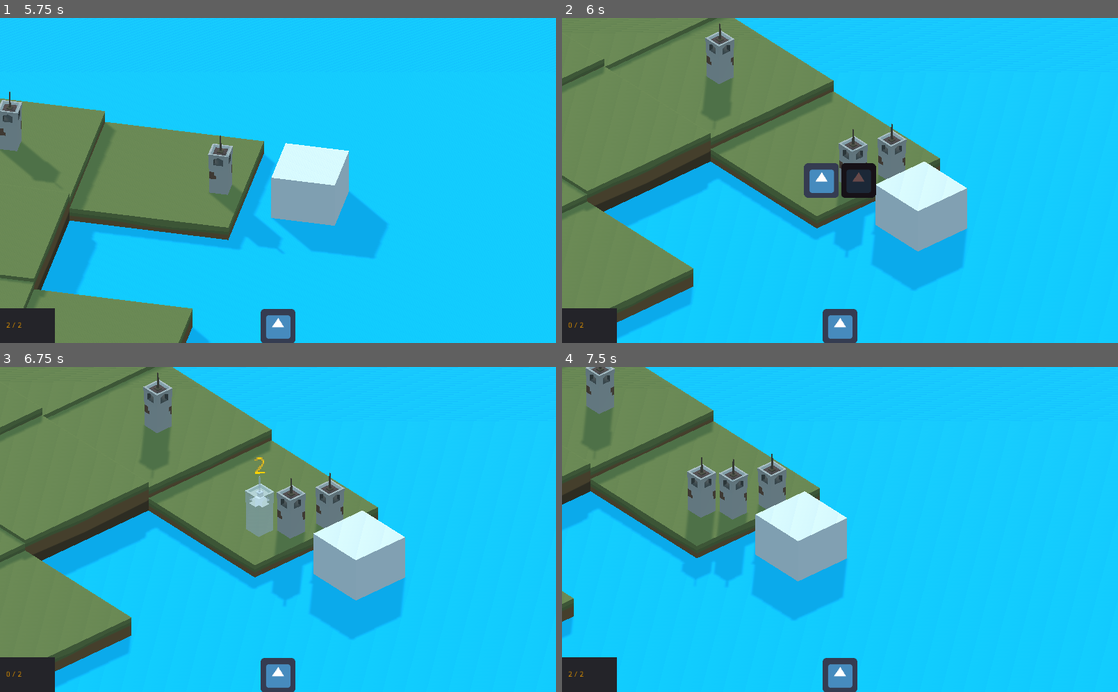
Above: before the commit, frames 1-4 (two rows, left to right).
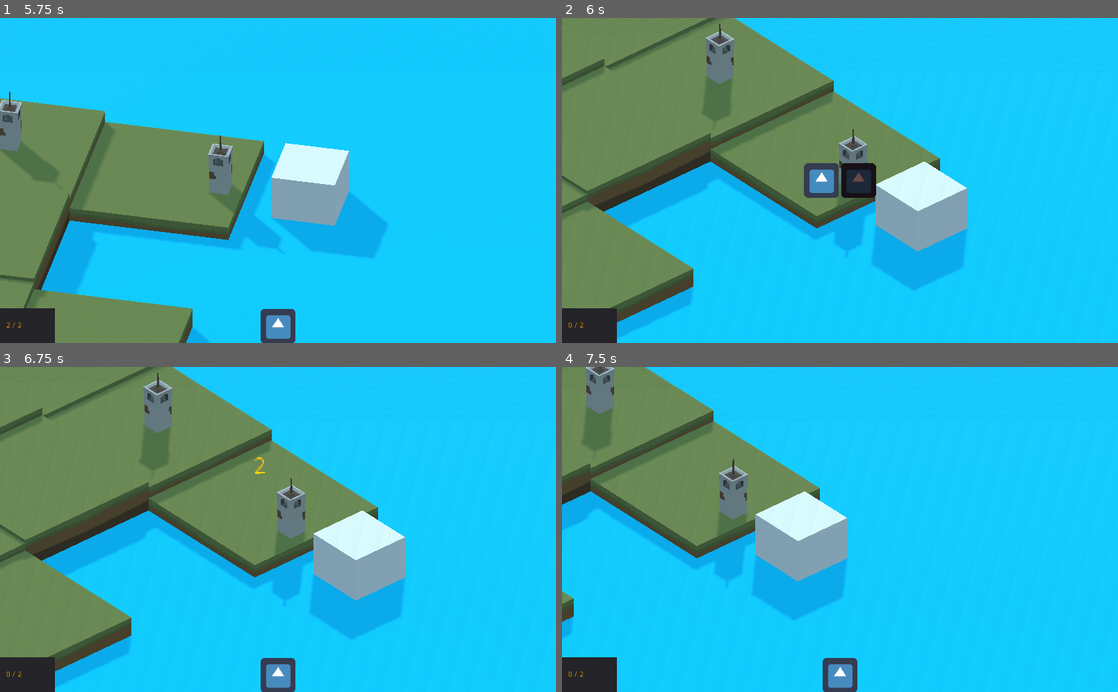
Above: after the commit, the same moments.

Repository: theludovyc/Godot_Islanders
Game: Godot game, scene res://Scene/Game.tscn
The game is run twice, just before and just after one commit, with the same random seed, the same clock (stepped at 60 frames per second) and the same inputs. The engine's default icon, where the game draws it, is replaced by a stand-in: a white triangle on a blue panel in a dark square.
Inputs (mouse positions are in pixels of both pictures, inside the frame that each line leads up to):
- Up to frame 1 (5.75 s): click (261, 180) at 0.5 s; click (278, 326) at 1.25 s; click (278, 326) at 2 s; click (278, 326) at 2.75 s; tap Enter at 3.5 s; move the mouse to (400, 164) at 3.52 s; hold Middle mouse button (mouse_middle) 3.53-4.28 s; click (400, 164) at 3.67 s; move the mouse to (166, 196) at 4.27 s; right-click (166, 196) at 4.35 s; click (166, 196) at 4.42 s; tap Space at 5 s; move the mouse to (333, 109) at 5.02 s; hold Middle mouse button (mouse_middle) from 5.03 s (still down); click (333, 109) at 5.17 s
- Up to frame 2 (6 s): move the mouse to (812, 245) at 5.77 s; release Middle mouse button (mouse_middle) at 5.78 s; right-click (812, 245) at 5.85 s; click (812, 245) at 5.92 s
- Up to frame 3 (6.75 s): click (261, 529) at 6.5 s
- Up to frame 4 (7.5 s): tap Enter at 7.25 s; move the mouse to (1006, 578) at 7.27 s; hold Middle mouse button (mouse_middle) from 7.28 s (still down); click (1006, 578) at 7.42 s

Frame 1 is identical in both runs. In frame 2, 1.3% of the frame differs, in the area x 46-62%, y 32-100%; in frame 3, 1.4%; in frame 4, 1.9%, in the area x 1-41%, y 26-96%.

Commit message:
hide building on pack show

Diff:
--- a/Script/GUI.gd
+++ b/Script/GUI.gd
@@ -41,6 +41,12 @@
 func show_pack():
 	node_pack.show()
 
+func hide_building():
+	node_building.hide()
+
+func show_building():
+	node_building.show()
+
 func _on_button_building_pressed(button_name):
 	emit_signal("button_pressed", button_name)
 
--- a/Script/Game.gd
+++ b/Script/Game.gd
@@ -11,6 +11,7 @@
 var score_max := 2
 
 onready var gui = $GUI
+onready var selection = $Selection
 
 # Called when the node enters the scene tree for the first time.
 func _ready():
@@ -50,6 +51,8 @@
 
 	if score > score_max:
 		score = 0
+		gui.hide_building()
+		selection.reset()
 		gui.show_pack()
 
 	gui.update_score(score)
@@ -65,4 +68,5 @@
 			gui.add_button_building("Adventure_House_01")
 
 	gui.hide_pack()
+	gui.show_building()
 	pass # Replace with function body.
--- a/Script/Selection.gd
+++ b/Script/Selection.gd
@@ -56,6 +56,11 @@
 func _ready():
 	pass # Replace with function body.
 
+func reset():
+	hide()
+	building_name = ""
+	building.queue_free()
+
 func _unhandled_input(event):
 	if event is InputEventMouseButton:
 		if event.button_index == BUTTON_LEFT and event.pressed and !building_name.empty() and !isRed:
